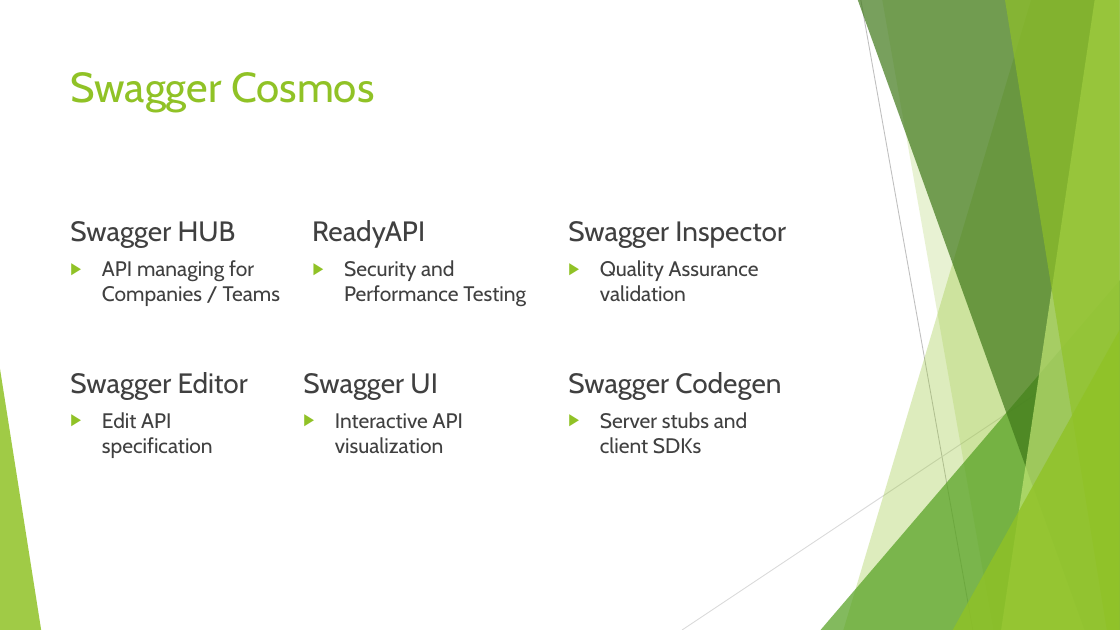
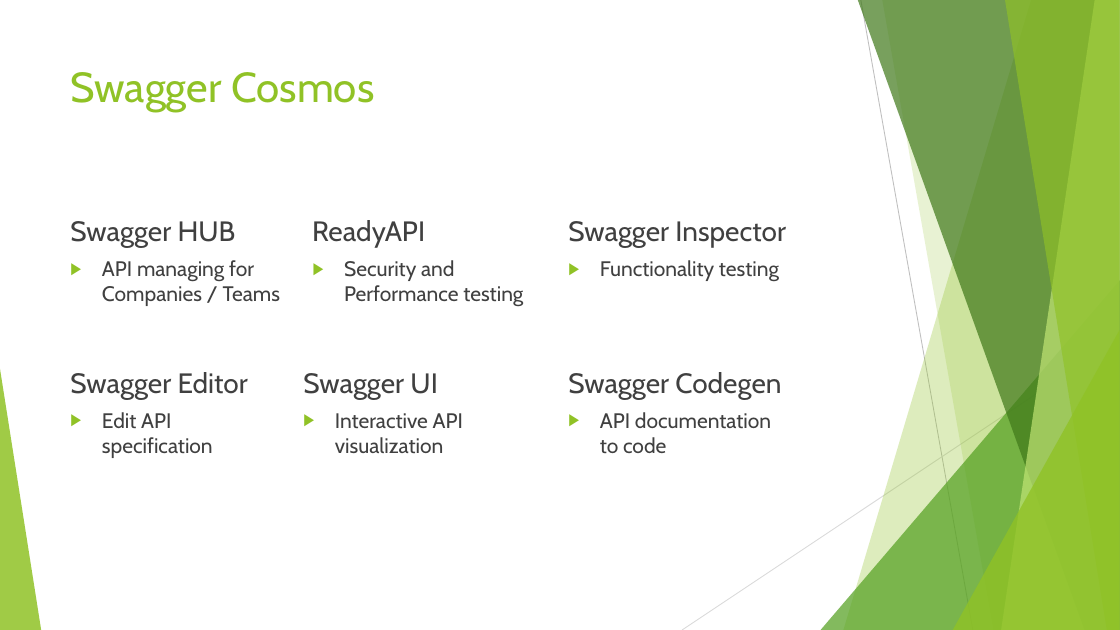
Before and after one commit to JanPfenning/dbhw_se_swagger, a slide deck: slide 9 of PPP/Swagger_ppp.pptx. Drawn at 1120x630 pixels with LibreOffice and Linux fonts; fonts in the diff are those of the drawing. Boxes give left, top, right and bottom in pixels: in the first picture for what was removed or moved away, otherwise in the second. Text is boxed around its words. In the diff, an @@ line names an element or a change of style, - is before the commit and + after.

```diff
--- a/PPP/Swagger_ppp.pptx
+++ b/PPP/Swagger_ppp.pptx
@@ text at <box>344,260,523,306</box>: text changed @@
-▶ Security and Performance Testing
+▶ Security and Performance testing
@@ text at <box>600,260,779,281</box>: text changed @@
-▶ Quality Assurance validation
+▶ Functionality testing
@@ text at <box>600,412,771,453</box>: text changed @@
-▶ Server stubs and client SDKs
+▶ API documentation to code
```
Also in this commit, not shown: 3 other slides changed, 2 slides removed, 3 other files.
